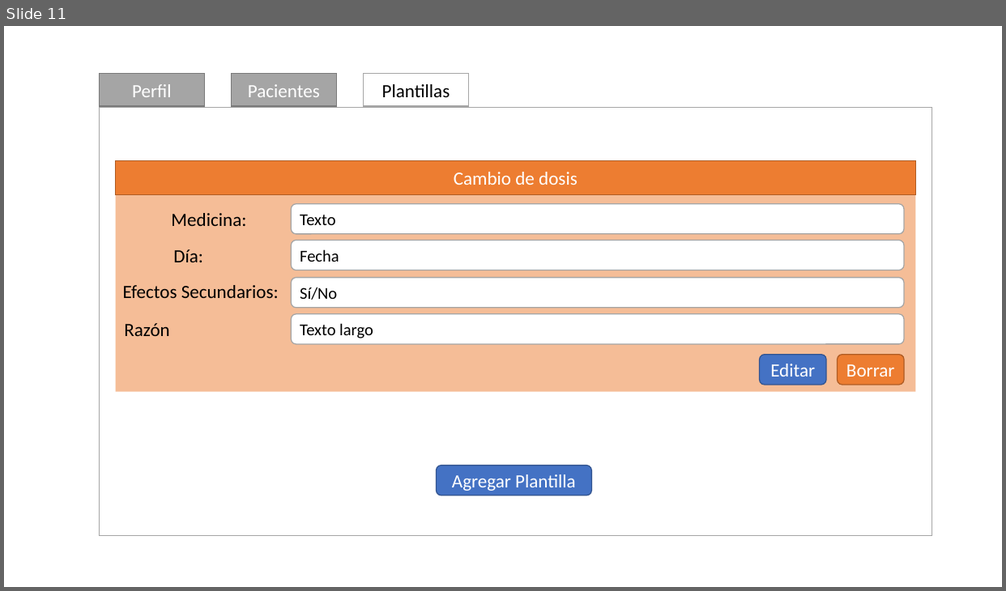
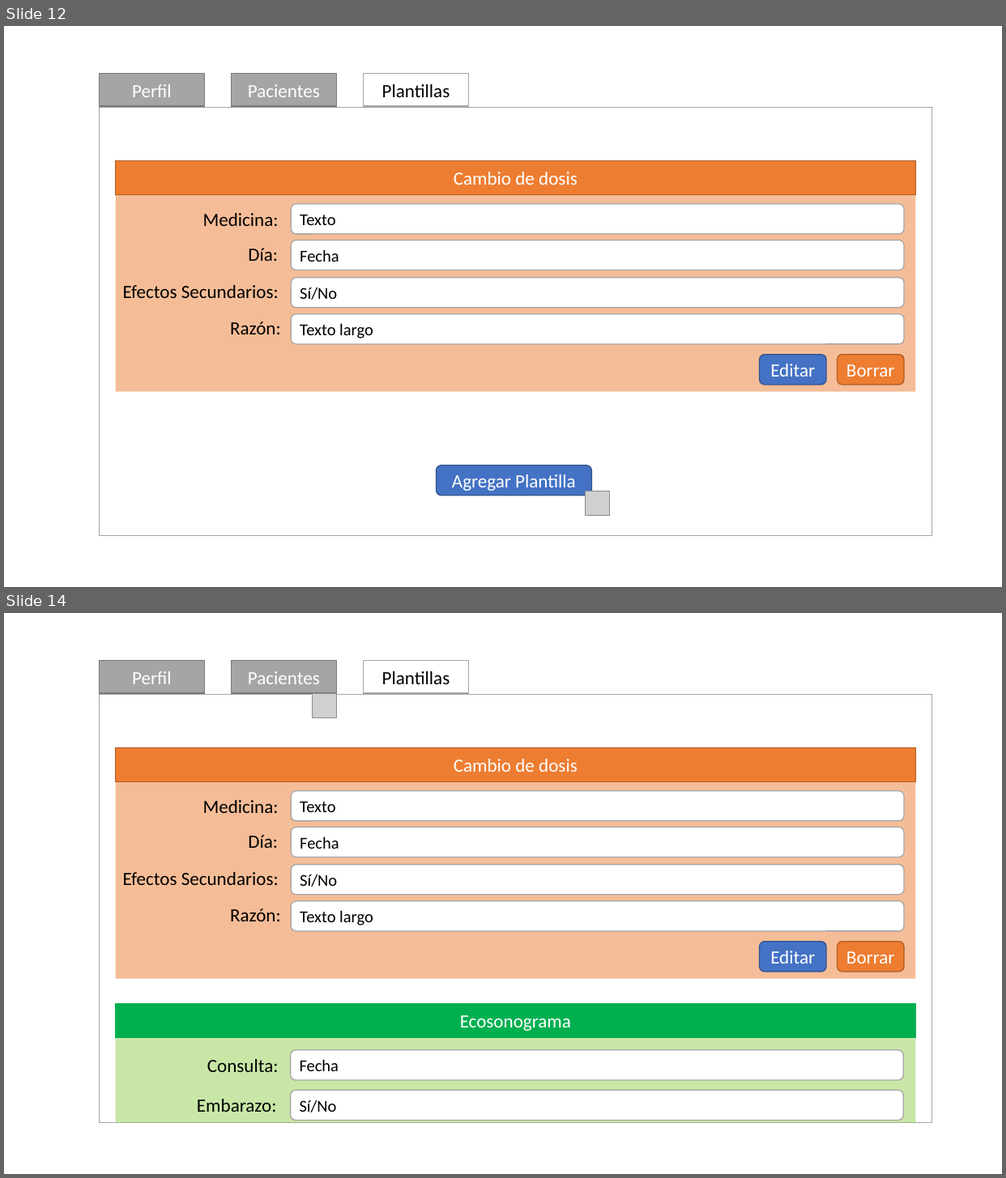
Before and after one commit to the-other-mariana/pm, a slide deck: PM1/eng/MVP.pptx. Shown one above the other, each under a label of ours: slide 11 before the commit, slides 12 and 14 after it; the slides between them are not shown. The pictures are 1006x591 and 1006x1178 pixels, drawn with LibreOffice and Linux fonts; fonts in the diff are those of the drawing; grey boxes stand for pictures. Boxes give left, top, right and bottom in pixels: in the first picture for what was removed or moved away, otherwise in the second. Text is boxed around its words. In the diff, an @@ line names an element or a change of style, - is before the commit and + after.

```diff
--- a/PM1/eng/MVP.pptx
+++ b/PM1/eng/MVP.pptx
@@ slide 14 added at (4,613,1002,1174), background #FFFFFF @@
@@ rectangle added at (99,661,205,694), fill #A5A5A5, outline #7A7A7A 1 pt, 18 pt, text #FFFFFF @@
+Perfil
@@ rectangle added at (231,661,336,694), fill #A5A5A5, outline #7A7A7A 1 pt, 18 pt, text #FFFFFF @@
+Pacientes
@@ rectangle added at (364,661,469,694), fill #FFFFFF, outline #A5A5A5 1 pt, 18 pt, text #000000 @@
+Plantillas
@@ rectangle added at (99,695,932,1123), fill #FFFFFF, outline #A5A5A5 1 pt @@
@@ picture added at (313,693,337,717) @@
@@ rectangle added at (116,747,916,979), fill #ED7D31 at 50% opacity @@
@@ rectangle added at (116,747,916,781), fill #ED7D31, outline #AF5C24 1 pt, 18 pt, text #FFFFFF @@
+Cambio de dosis
@@ text added at (203,800,279,813), 18 pt, text #000000 @@
+Medicina:
@@ rounded rectangle added at (292,791,905,821), fill #FFFFFF, outline #A5A5A5 1 pt, 16 pt, text #000000 @@
+Texto
@@ rounded rectangle added at (292,827,905,857), fill #FFFFFF, outline #A5A5A5 1 pt, 16 pt, text #000000 @@
+Fecha
@@ text added at (248,835,278,848), 18 pt, text #000000 @@
+Día:
@@ text added at (123,872,279,885), 18 pt, text #000000 @@
+Efectos Secundarios:
@@ rounded rectangle added at (292,865,905,895), fill #FFFFFF, outline #A5A5A5 1 pt, 16 pt, text #000000 @@
+Sí/No
@@ rounded rectangle added at (292,901,905,931), fill #FFFFFF, outline #A5A5A5 1 pt, 16 pt, text #000000 @@
+Texto largo
@@ text added at (230,909,281,922), 18 pt, text #000000 @@
+Razón:
@@ rounded rectangle added at (760,942,826,972), fill #4472C4, outline #325491 1 pt, 18 pt, text #FFFFFF @@
+Editar
@@ rounded rectangle added at (837,942,904,972), fill #ED7D31, outline #AF5C24 1 pt, 18 pt, text #FFFFFF @@
+Borrar
@@ rectangle added at (116,1003,916,1122), fill #92D050 at 50% opacity @@
@@ rectangle added at (116,1003,916,1037), fill #00B050, outline #00B050 1 pt, 18 pt, text #FFFFFF @@
+Ecosonograma
@@ text added at (207,1059,279,1072), 18 pt, text #000000 @@
+Consulta:
@@ rounded rectangle added at (291,1050,904,1080), fill #FFFFFF, outline #A5A5A5 1 pt, 16 pt, text #000000 @@
+Fecha
@@ rounded rectangle added at (291,1091,904,1121), fill #FFFFFF, outline #A5A5A5 1 pt, 16 pt, text #000000 @@
+Sí/No
@@ text added at (197,1099,276,1112), 18 pt, text #000000 @@
+Embarazo:
@@ what was slide 11 is now slide 12 @@
@@ slide 12 changed as well @@
@@ text "Medicina:": place and size @@
-text "Medicina:" at (171,213,246,226)
+text "Medicina:" at (203,213,279,226)
@@ text "Día:": place and size @@
-text "Día:" at (173,250,203,263)
+text "Día:" at (248,248,278,261)
@@ text at (230,322,281,335): text changed @@
-Razón
+Razón:
@@ picture added at (586,492,611,516) @@
```
Also in this commit, not shown: 10 other slides changed, 4 other slides added.
